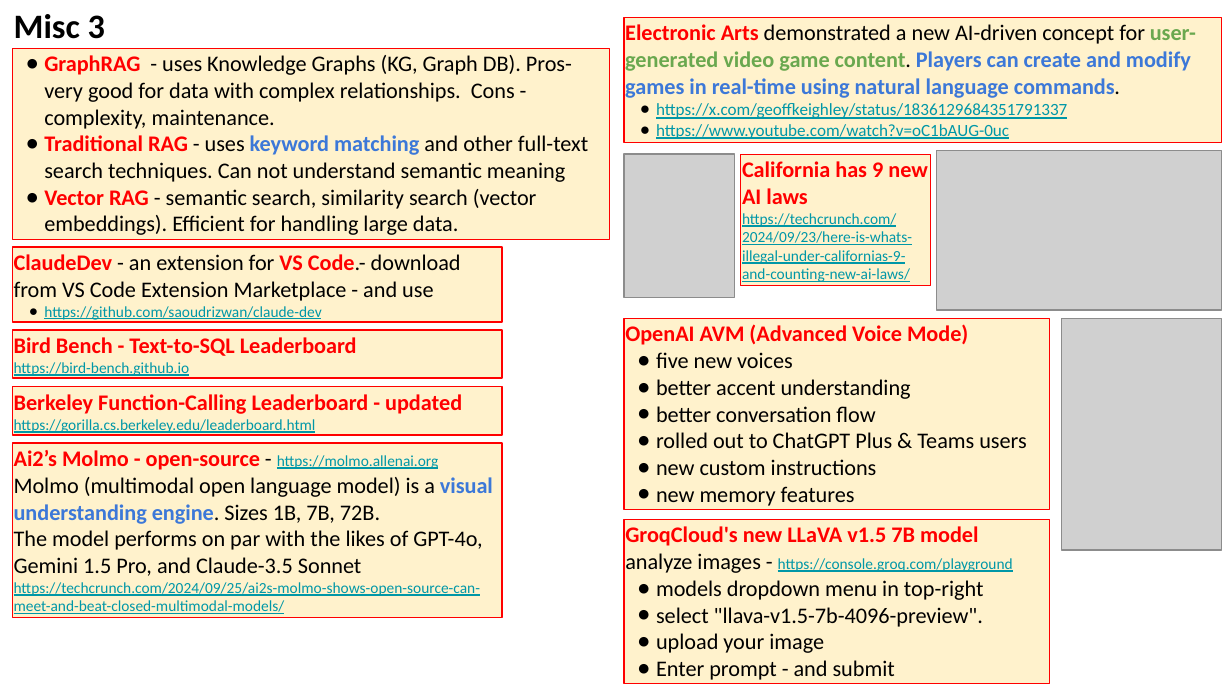
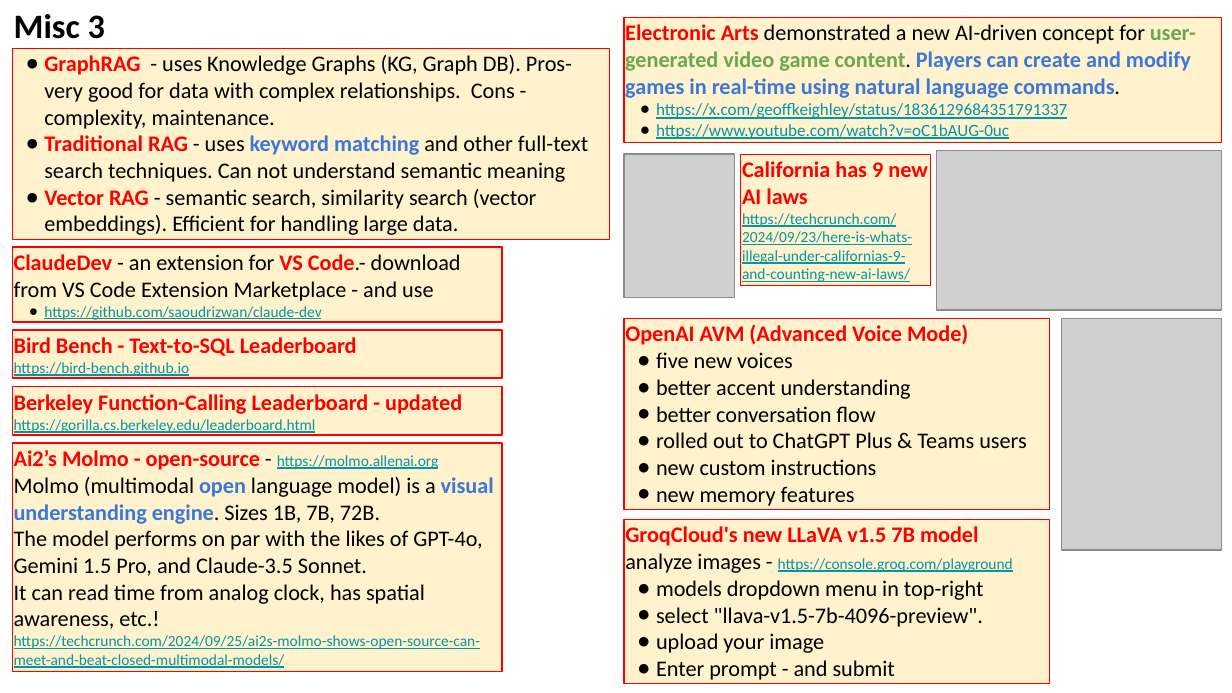
Before and after one commit to lselector/seminar, a slide deck: slide 12 of 2024/2024-09-27-AI-Updates.pptx (slide 11 before the commit). Drawn at 1232x693 pixels with LibreOffice and Linux fonts; fonts in the diff are those of the drawing; grey boxes stand for pictures. Boxes give left, top, right and bottom in pixels: in the first picture for what was removed or moved away, otherwise in the second. Text is boxed around its words. In the diff, an @@ line names an element or a change of style, - is before the commit and + after.

```diff
--- a/2024/2024-09-27-AI-Updates.pptx
+++ b/2024/2024-09-27-AI-Updates.pptx
@@ rectangle "Ai2’s Molmo - open-source - ...": place and size @@
-rectangle "Ai2’s Molmo - open-source - ..." at (12, 444, 501, 618)
+rectangle "Ai2’s Molmo - open-source - ..." at (12, 444, 501, 671)
@@ text in rectangle at (14, 477, 494, 524): text colour #000000 to #3C78D8, bold on in "open" @@
@@ text in rectangle at (14, 530, 482, 629): text changed @@
-The model performs on par with the likes of GPT-4o, Gemini 1.5 Pro, and Claude-3.5 Sonnet
+The model performs on par with the likes of GPT-4o, Gemini 1.5 Pro, and Claude-3.5 Sonnet.
+It can read time from analog clock, has spatial awareness, etc.!
```
Also in this commit, not shown: 6 other slides changed, 1 slide added.
